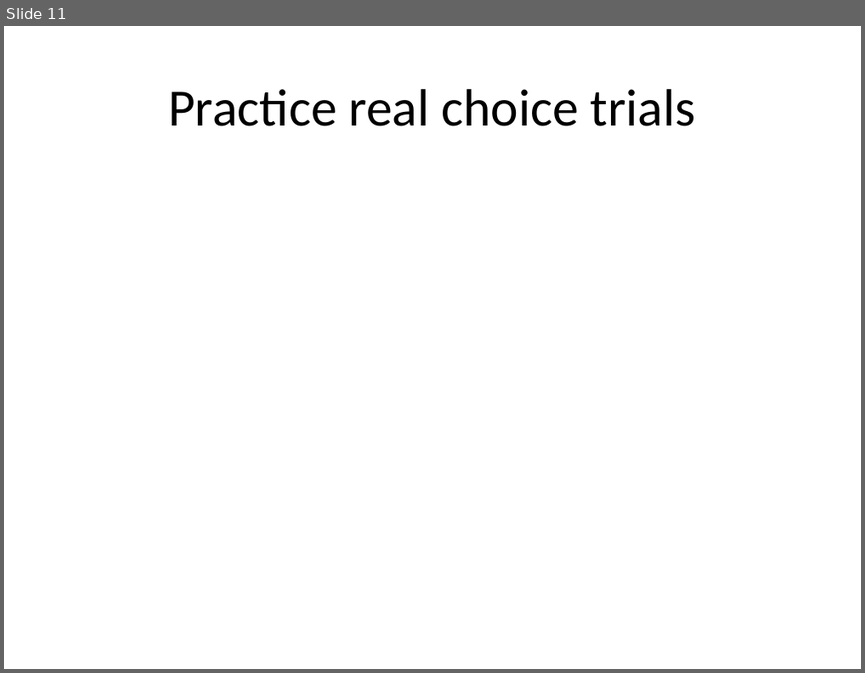
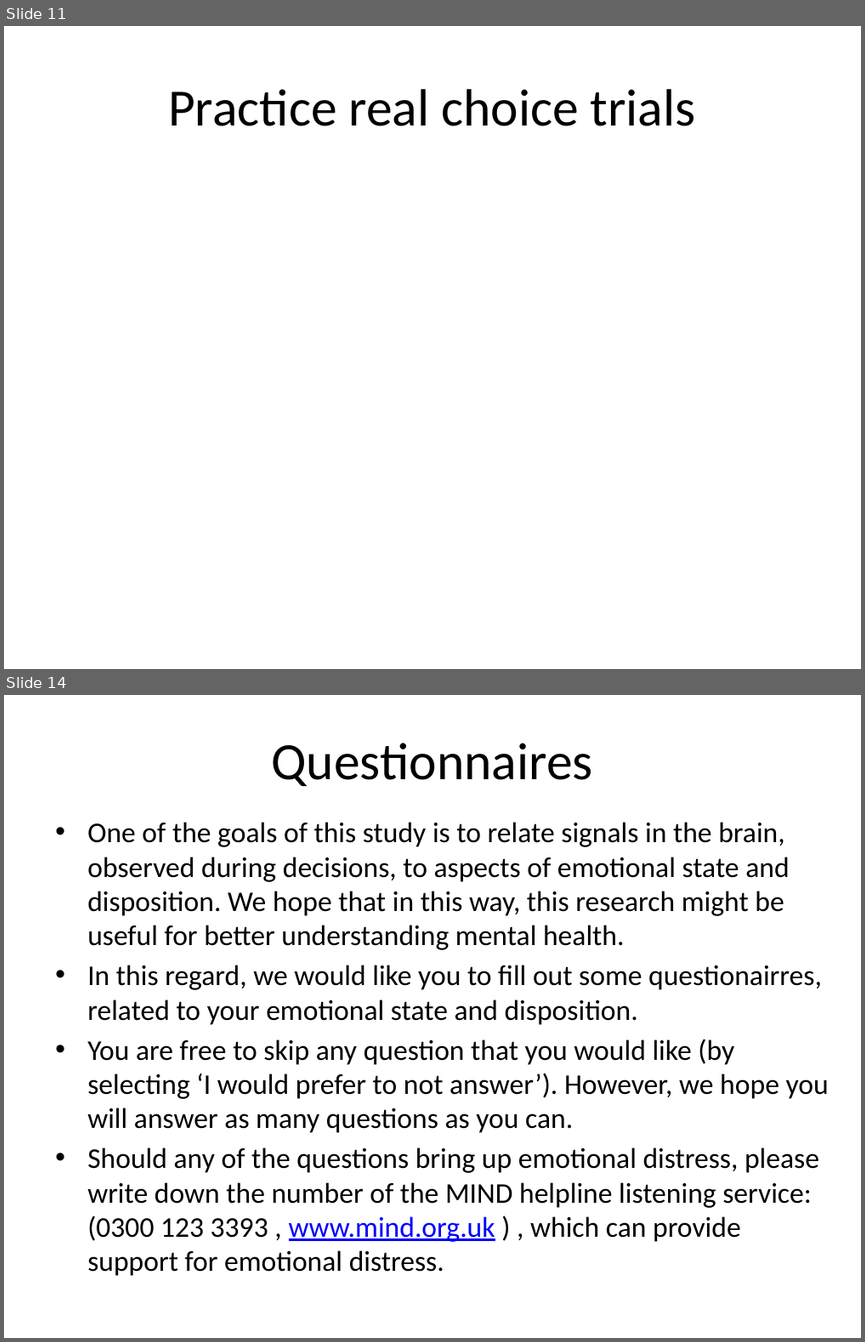
Before and after one commit to evanrussek/Gamble_Task_browser, a slide deck: public/Practice_Task2/Stimuli/uws_instr_slides_ver2_jpg.pptx. Shown one above the other, each under a label of ours: slide 11 before the commit, slides 11 and 14 after it; the slides between them are not shown. The pictures are 865x673 and 865x1342 pixels, drawn with LibreOffice and Linux fonts; fonts in the diff are those of the drawing. Boxes give left, top, right and bottom in pixels: in the first picture for what was removed or moved away, otherwise in the second. Text is boxed around its words. In the diff, an @@ line names an element or a change of style, - is before the commit and + after.

```diff
--- a/public/Practice_Task2/Stimuli/uws_instr_slides_ver2_jpg.pptx
+++ b/public/Practice_Task2/Stimuli/uws_instr_slides_ver2_jpg.pptx
@@ slide 14 added at (x1=4, y1=695, x2=861, y2=1338), background #FFFFFF @@
@@ title added at (x1=272, y1=743, x2=593, y2=786), 44 pt, text #000000 @@
+Questionnaires
@@ text added at (x1=87, y1=822, x2=828, y2=1276), 24 pt, text #000000 @@
+• One of the goals of this study is to relate signals in the brain, observed during decisions, to aspects of emotional state and disposition. We hope that in this way, this research might be useful for better understanding mental health.
+• In this regard, we would like you to fill out some questionairres, related to your emotional state and disposition.
+• You are free to skip any question that you would like (by selecting ‘I would prefer to not answer’). However, we hope you will answer as many questions as you can.
+• Should any of the questions bring up emotional distress, please write down the number of the MIND helpline listening service: (0300 123 3393 , www.mind.org.uk ) , which can provide support for emotional distress.
```
Also in this commit, not shown: 8 slides changed, 2 other slides added, 1 slide removed, 29 other files.
